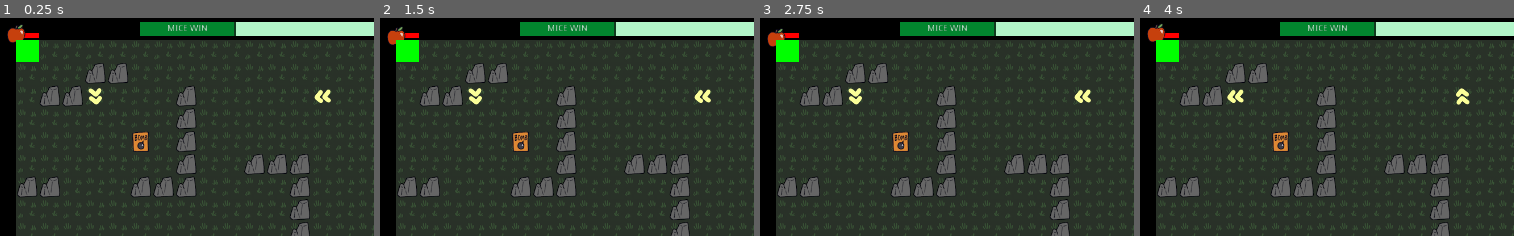
Above: before the commit, frames 1-4 (left to right).
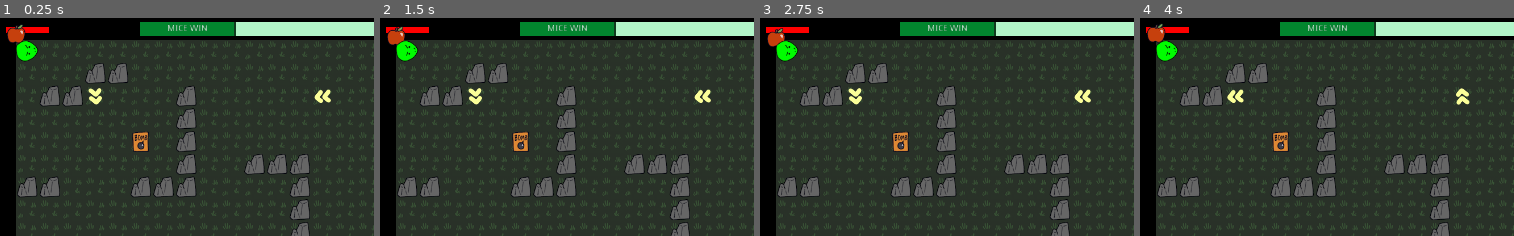
Above: after the commit, the same moments.

Repository: davesilva/ludum-dare-56
Game: Godot game, scene res://game/contexts/gameplay_context/gameplay_context.tscn
Two runs of this game, one before a commit and one after it. Both use one fixed random seed, a clock stepped at 60 frames per second and the inputs below. This scene is started directly instead of the project's main scene.
Inputs (mouse positions are % of the whole screen's width and height, from its top left):
- Up to frame 1 (0.25 s): no input
- Up to frame 2 (1.5 s): tap Enter (ui_accept) at 0.5, 0.77, 1.25 s; move the mouse to (74, 46) at 0.52 s; hold D (standard_move_right) 0.53-1.28 s; hold = (test_overlay_add) 0.53-1.28 s; click (74, 46) at 0.67 s; move the mouse to (29, 57) at 1.27 s; hold F (juice_press_test_feedback) from 1.28 s (still down); tap - (test_overlay_dismiss) at 1.35 s
- Up to frame 3 (2.75 s): tap Enter (ui_accept) at 1.52 s; move the mouse to (61, 29) at 2.02 s; release F (juice_press_test_feedback) at 2.03 s; hold D (standard_move_right) from 2.03 s (still down); hold Backspace (test_overlay_dismiss_all) from 2.03 s (still down)
- Up to frame 4 (4 s): tap Enter (ui_accept) at 2.75, 3.02, 3.77 s; move the mouse to (45, 72) at 2.77 s; release D (standard_move_right) at 2.78 s; release Backspace (test_overlay_dismiss_all) at 2.78 s; hold W (standard_move_up) 2.78-3.53 s; tap = (test_overlay_add) at 2.85 s; click (45, 72) at 2.92 s; move the mouse to (83, 67) at 3.52 s; hold A (standard_move_left) from 3.53 s (still down); hold - (test_overlay_dismiss) from 3.53 s (still down)
The pictures show only the part of the screen within x 0-50%, y 0-50%; the shares and areas given below are measured in that part.

The runs differ from the first frame. In frame 1, 0.6% of the frame differs, in the area x 1-14%, y 4-21%; in frame 2, 0.7%; in frame 3, 0.7%; in frame 4, 0.6%.

Commit message:
Snake head

Diff:
--- a/game/entities/snake/snake_head.tscn
+++ b/game/entities/snake/snake_head.tscn
@@ -3,16 +3,16 @@
 [ext_resource path="res://addons/first_party/components/movement/movement_2d.gd" type="Script" id=1]
 [ext_resource path="res://addons/first_party/components/movement/direction/wasd_direction_calculator_2d.gd" type="Script" id=2]
 [ext_resource path="res://game/entities/snake/snake_head.gd" type="Script" id=3]
-[ext_resource path="res://addons/first_party/assets/basic_2d_assets/polygons/square/square_filled.png" type="Texture" id=4]
+[ext_resource path="res://game/entities/snake/snake_head.PNG" type="Texture" id=4]
 [ext_resource path="res://addons/first_party/components/movement/speed/speed_calculator.gd" type="Script" id=5]
 [ext_resource path="res://game/entities/snake/snake_segment.tscn" type="PackedScene" id=6]
 [ext_resource path="res://addons/first_party/components/areas/trigger_zone.gd" type="Script" id=7]
 
-[sub_resource type="RectangleShape2D" id=1]
-extents = Vector2( 50, 50 )
+[sub_resource type="CircleShape2D" id=5]
+radius = 20.0
 
 [sub_resource type="RectangleShape2D" id=2]
-extents = Vector2( 50, 50 )
+extents = Vector2( 20, 20 )
 
 [sub_resource type="StyleBoxFlat" id=3]
 bg_color = Color( 1, 0, 0, 1 )
@@ -21,7 +21,6 @@
 bg_color = Color( 0.152941, 0.0156863, 0.0156863, 1 )
 
 [node name="SNAKE" type="Area2D"]
-scale = Vector2( 0.4, 0.4 )
 script = ExtResource( 3 )
 segment_scene = ExtResource( 6 )
 
@@ -48,7 +47,7 @@
 maintain_last_direction = true
 
 [node name="CollisionShape2D" type="CollisionShape2D" parent="."]
-shape = SubResource( 1 )
+shape = SubResource( 5 )
 
 [node name="hurtbox" type="Area2D" parent="."]
 script = ExtResource( 7 )
@@ -57,20 +56,18 @@
 shape = SubResource( 2 )
 
 [node name="line_2d" type="Line2D" parent="."]
-scale = Vector2( 2.5, 2.5 )
-width = 40.0
-default_color = Color( 0, 0.501961, 0.207843, 1 )
+width = 30.0
+default_color = Color( 0.0823529, 0.627451, 0.309804, 1 )
 joint_mode = 2
-begin_cap_mode = 2
 end_cap_mode = 2
 
 [node name="health_bar" type="ProgressBar" parent="."]
 anchor_right = 1.0
 anchor_bottom = 1.0
-margin_left = -50.0
-margin_top = -77.0
-margin_right = 50.0
-margin_bottom = -55.0
+margin_left = -38.0
+margin_top = -42.0
+margin_right = 39.0
+margin_bottom = -32.0
 custom_styles/fg = SubResource( 3 )
 custom_styles/bg = SubResource( 4 )
 max_value = 1.0
--- a/game/entities/snake/snake_segment.tscn
+++ b/game/entities/snake/snake_segment.tscn
@@ -5,18 +5,17 @@
 [ext_resource path="res://addons/first_party/components/areas/trigger_zone.gd" type="Script" id=3]
 
 [sub_resource type="CircleShape2D" id=3]
-radius = 125.0
+radius = 20.0
 
 [sub_resource type="CircleShape2D" id=4]
-radius = 75.0
+radius = 20.0
 
 [node name="BodySegment" type="KinematicBody2D"]
-scale = Vector2( 0.4, 0.4 )
 script = ExtResource( 2 )
 
 [node name="body_sprite" type="Sprite" parent="."]
 modulate = Color( 0.14902, 0.443137, 0, 1 )
-scale = Vector2( 1.5, 1.5 )
+scale = Vector2( 0.3, 0.3 )
 texture = ExtResource( 1 )
 
 [node name="CollisionShape2D" type="CollisionShape2D" parent="."]
Binary file added: game/entities/snake/snake_head.PNG
Not shown, added: game/entities/snake/snake_head.PNG.import
